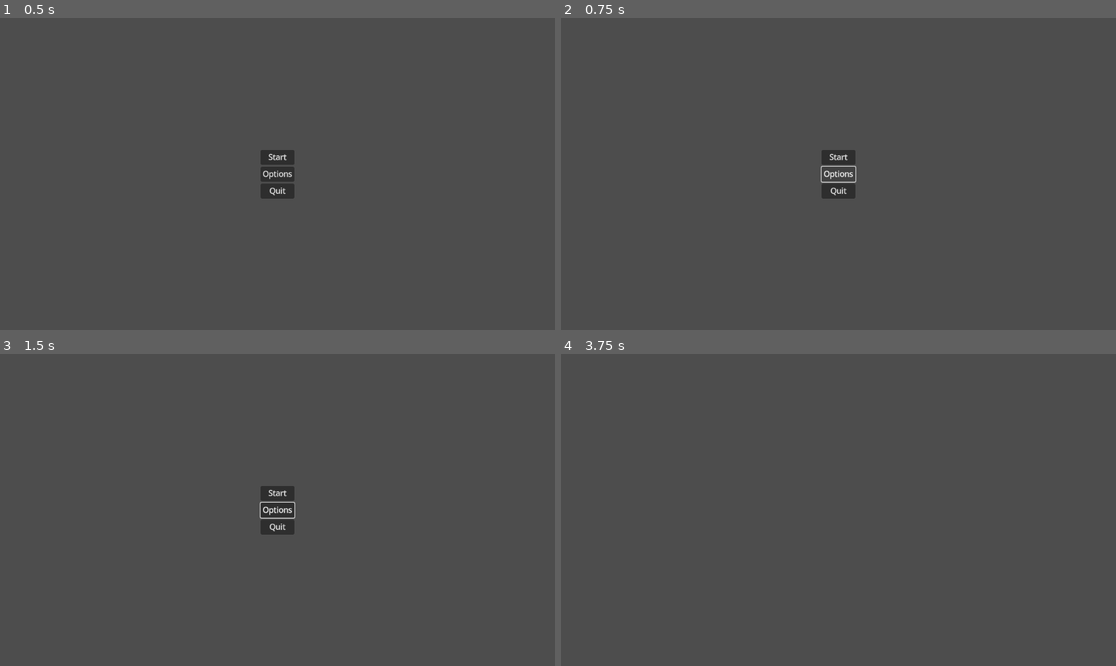
Above: before the commit, frames 1-4 (two rows, left to right).
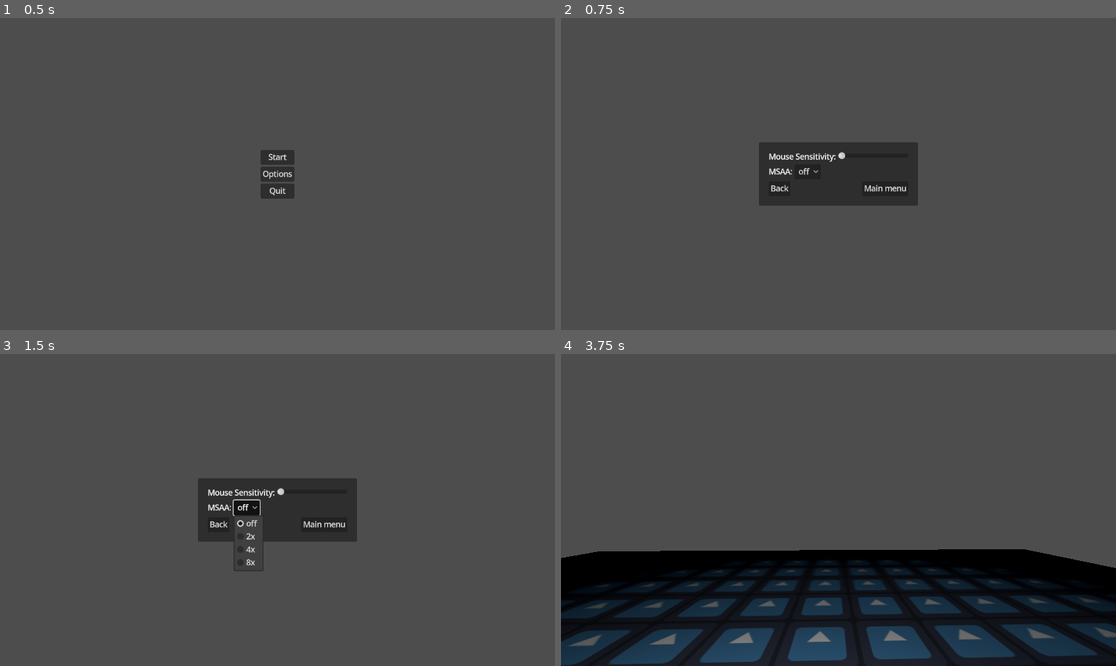
Above: after the commit, the same moments.

Repository: Groblockia/Wildroom
Game: Godot game, scene res://Menus/main_menu.tscn
Same seed, same stepped clock (60 frames per second), same inputs: the game is played once before the commit and once after it. The engine's default icon, where the game draws it, is replaced by a stand-in: a white triangle on a blue panel in a dark square.
Inputs (mouse positions are in pixels of both pictures, inside the frame that each line leads up to):
- Up to frame 1 (0.5 s): no input
- Up to frame 2 (0.75 s): click "Options" at 0.5 s
- Up to frame 3 (1.5 s): click (244, 506) at 1.25 s, where only the run after the commit has a clickable "off"
- Up to frame 4 (3.75 s): click (777, 525) at 2 s, where only the run after the commit has a clickable "Back"; click "Start" at 2.75 s; move the mouse to (960, 494) at 3.52 s; hold D (right) from 3.53 s (still down); tap E (interact) at 3.6 s

Frame 1 is identical in both runs. In frame 2, 5.0% of the frame differs, in the area x 35-65%, y 39-61%; in frame 3, 4.8%; in frame 4, 36%, in the area x 0-100%, y 62-100%.

Commit message:
working options menu, need to add a save function

Diff:
--- a/Menus/main_menu.tscn
+++ b/Menus/main_menu.tscn
@@ -37,6 +37,8 @@
 layout_mode = 2
 text = "Quit"
 
+[node name="ParallaxBackground" type="ParallaxBackground" parent="."]
+
 [connection signal="pressed" from="VBoxContainer/StartButton" to="." method="_on_start_button_pressed"]
 [connection signal="pressed" from="VBoxContainer/OptionsButton" to="." method="_on_options_button_pressed"]
 [connection signal="pressed" from="VBoxContainer/QuitButton" to="." method="_on_quit_button_pressed"]
--- a/Menus/options_menu.tscn
+++ b/Menus/options_menu.tscn
@@ -4,23 +4,91 @@
 
 [node name="Options menu" type="Control"]
 layout_mode = 3
-anchors_preset = 15
-anchor_right = 1.0
-anchor_bottom = 1.0
+anchors_preset = 8
+anchor_left = 0.5
+anchor_top = 0.5
+anchor_right = 0.5
+anchor_bottom = 0.5
 grow_horizontal = 2
 grow_vertical = 2
 script = ExtResource("1_mwbba")
 
-[node name="VBoxContainer" type="VBoxContainer" parent="."]
+[node name="PanelContainer" type="PanelContainer" parent="."]
 layout_mode = 1
 anchors_preset = 8
 anchor_left = 0.5
 anchor_top = 0.5
 anchor_right = 0.5
 anchor_bottom = 0.5
-offset_left = -20.0
-offset_top = -20.0
-offset_right = 20.0
-offset_bottom = 20.0
+offset_left = -165.0
+offset_top = -66.0
+offset_right = 165.0
+offset_bottom = 66.0
 grow_horizontal = 2
 grow_vertical = 2
+
+[node name="MarginContainer" type="MarginContainer" parent="PanelContainer"]
+layout_mode = 2
+theme_override_constants/margin_left = 20
+theme_override_constants/margin_top = 20
+theme_override_constants/margin_right = 20
+theme_override_constants/margin_bottom = 20
+
+[node name="VBoxContainer" type="VBoxContainer" parent="PanelContainer/MarginContainer"]
+layout_mode = 2
+
+[node name="MouseSensitivity_button" type="HBoxContainer" parent="PanelContainer/MarginContainer/VBoxContainer"]
+layout_mode = 2
+size_flags_horizontal = 0
+
+[node name="Label" type="Label" parent="PanelContainer/MarginContainer/VBoxContainer/MouseSensitivity_button"]
+layout_mode = 2
+text = "Mouse Sensitivity:"
+
+[node name="HSlider" type="HSlider" parent="PanelContainer/MarginContainer/VBoxContainer/MouseSensitivity_button"]
+custom_minimum_size = Vector2(146.465, 0)
+layout_mode = 2
+min_value = 0.1
+step = 0.5
+value = 0.1
+
+[node name="MSAA_button" type="HBoxContainer" parent="PanelContainer/MarginContainer/VBoxContainer"]
+layout_mode = 2
+size_flags_horizontal = 0
+
+[node name="Label" type="Label" parent="PanelContainer/MarginContainer/VBoxContainer/MSAA_button"]
+layout_mode = 2
+text = "MSAA:"
+
+[node name="OptionButton" type="OptionButton" parent="PanelContainer/MarginContainer/VBoxContainer/MSAA_button"]
+layout_mode = 2
+size_flags_horizontal = 4
+selected = 0
+allow_reselect = true
+item_count = 4
+popup/item_0/text = "off"
+popup/item_0/id = 0
+popup/item_1/text = "2x"
+popup/item_1/id = 1
+popup/item_2/text = "4x"
+popup/item_2/id = 2
+popup/item_3/text = "8x"
+popup/item_3/id = 3
+
+[node name="HBoxContainer" type="HBoxContainer" parent="PanelContainer/MarginContainer/VBoxContainer"]
+layout_mode = 2
+
+[node name="Back_button" type="Button" parent="PanelContainer/MarginContainer/VBoxContainer/HBoxContainer"]
+layout_mode = 2
+size_flags_horizontal = 0
+size_flags_vertical = 8
+text = "Back"
+
+[node name="MainMenu_button" type="Button" parent="PanelContainer/MarginContainer/VBoxContainer/HBoxContainer"]
+layout_mode = 2
+size_flags_horizontal = 10
+size_flags_vertical = 8
+text = "Main menu"
+
+[connection signal="pressed" from="PanelContainer/MarginContainer/VBoxContainer/HBoxContainer/Back_button" to="." method="_on_back_button_pressed"]
+[connection signal="pressed" from="PanelContainer/MarginContainer/VBoxContainer/HBoxContainer/MainMenu_button" to="." method="_on_main_menu_button_pressed"]
--- a/Player/player.tscn
+++ b/Player/player.tscn
@@ -85,19 +85,6 @@
 
 [node name="Camera3D" type="Camera3D" parent="camera_pivot"]
 
-[node name="debug_UI" type="Control" parent="camera_pivot/Camera3D"]
-layout_mode = 3
-anchors_preset = 0
-offset_right = 40.0
-offset_bottom = 40.0
-
-[node name="Label" type="Label" parent="camera_pivot/Camera3D/debug_UI"]
-layout_mode = 0
-offset_right = 77.0
-offset_bottom = 50.0
-theme_override_font_sizes/font_size = 36
-text = "caca"
-
 [node name="RayCast3D" type="RayCast3D" parent="camera_pivot/Camera3D"]
 target_position = Vector3(0, 0, -3)
 collision_mask = 8
--- a/Scripts/Player_State_Machine/falling.gd
+++ b/Scripts/Player_State_Machine/falling.gd
@@ -5,7 +5,6 @@
 
 func enter():
 	super()
-	parent.state_label.text = str("Falling_state")
 
 func process_physics(delta):
 	parent.velocity.y -= gravity * delta
--- a/Scripts/Player_State_Machine/idle.gd
+++ b/Scripts/Player_State_Machine/idle.gd
@@ -6,7 +6,6 @@
 
 func enter() -> void:
 	super()
-	parent.state_label.text = str("Idle_state")
 
 func process_physics(delta):
 
--- a/Scripts/Player_State_Machine/jumping.gd
+++ b/Scripts/Player_State_Machine/jumping.gd
@@ -6,7 +6,6 @@
 
 func enter():
 	super()
-	parent.state_label.text = str("Jumping_state")
 
 func process_physics(_delta):
 	parent.velocity.y = parent.JUMP_VELOCITY
--- a/Scripts/Player_State_Machine/moving.gd
+++ b/Scripts/Player_State_Machine/moving.gd
@@ -6,7 +6,6 @@
 
 func enter():
 	super()
-	parent.state_label.text = str("Moving_state")
 
 func process_physics(delta):
 	parent.velocity.x = lerp(parent.velocity.x, parent.direction.x * parent.SPEED, delta * parent.ACCELERATION_SPEED)
--- a/Scripts/Player_State_Machine/player.gd
+++ b/Scripts/Player_State_Machine/player.gd
@@ -8,7 +8,6 @@
 @export var SPEED = 4
 
 @onready var state_machine = $StateMachine
-@onready var state_label = $camera_pivot/Camera3D/debug_UI/Label
 @onready var camera = $camera_pivot/Camera3D
 @onready var camera_pivot = $camera_pivot
 @onready var raycast = $camera_pivot/Camera3D/RayCast3D
@@ -19,7 +18,6 @@
 var rot_x = 0.0 # horizontal
 var rot_y = 0.0 # vertical
 
-const SENSITIVITY = 0.001
 const MAX_VERTICAL_ANGLE = deg_to_rad(89)
 
 func _ready():
@@ -31,8 +29,8 @@
 
 	#camera movement
 	if event is InputEventMouseMotion && Input.mouse_mode == Input.MOUSE_MODE_CAPTURED:
-		rot_x += event.relative.x * SENSITIVITY
-		rot_y += event.relative.y * SENSITIVITY
+		rot_x += event.relative.x * Global.mouse_sensitivity
+		rot_y += event.relative.y * Global.mouse_sensitivity
 		rot_y = clamp(rot_y, -MAX_VERTICAL_ANGLE, MAX_VERTICAL_ANGLE)
 
 		# Rotation horizontale sur le Player
@@ -53,9 +51,8 @@
 
 	if Input.is_action_just_pressed("interact"): interact()
 
-
-	if Input.is_action_just_pressed("quit"):
-		get_tree().change_scene_to_file("res://Menus/main_menu.tscn")
+	if Input.is_action_just_pressed("esc") && !Global.is_in_optionsMenu:
+		Global.spawn_scene(Global.options)
 
 	if Input.is_action_just_pressed("mouse_tab"):
 		if Input.mouse_mode == Input.MOUSE_MODE_CAPTURED:
--- a/Scripts/global.gd
+++ b/Scripts/global.gd
@@ -1,45 +1,14 @@
 extends Node
 
-var collectible_count = 0
-var interactible_count = 0
+var options = preload("res://Menus/options_menu.tscn")
+var is_in_mainMenu = true
+var is_in_optionsMenu = false
 
-var passed_exit = false
-
-var validation_sound = preload("res://Assets/Wildroom__Validation-Sound__Draft-02__Render-01.mp3")
-var reprobation_sound = preload("res://Assets/Wildroom__Reprobation-Sound__Draft-01__Render-01.mp3")
-
-var validationSoundPlayer = AudioStreamPlayer.new()
-var reprobationSoundPlayer = AudioStreamPlayer.new()
-
-var rule_is_met = false
-
-var current_level = 1
+var mouse_sensitivity = 0.001
 
 func _ready() -> void:
-	validationSoundPlayer.stream = validation_sound
-	add_child(validationSoundPlayer)
-	reprobationSoundPlayer.stream = reprobation_sound
-	add_child(reprobationSoundPlayer)
+	print("caca")
 
-##signals management
-
-#plays each time player enters a new room
-func _new_room():
-	collectible_count = 0
-	interactible_count = 0
-
-func _collectible_collected():
-	collectible_count += 1
-	if current_level == 1 && !rule_is_met:
-		print("sound played")
-		validationSoundPlayer.play()
-
-func _lever_toggled_on():
-	interactible_count += 1
-	if current_level == 2 && !rule_is_met:
-		validationSoundPlayer.play()
-
-func _lever_toggled_off():
-	interactible_count -= 1
-	if current_level == 2 && !rule_is_met:
-		reprobationSoundPlayer.play()
+func spawn_scene(scene: Resource):
+	var temp = scene.instantiate()
+	add_child(temp)
--- a/Scripts/main_menu.gd
+++ b/Scripts/main_menu.gd
@@ -8,10 +8,11 @@
 	Input.mouse_mode = Input.MOUSE_MODE_VISIBLE
 
 func _on_start_button_pressed() -> void:
-	get_tree().change_scene_to_file("res://Levels/main.tscn")
+	get_tree().change_scene_to_file("res://Levels/test.tscn")
+	Global.is_in_mainMenu = false
 
 func _on_options_button_pressed() -> void:
-	pass
+	get_tree().change_scene_to_file("res://Menus/options_menu.tscn")
 
 func _on_quit_button_pressed() -> void:
 	get_tree().quit()
--- /dev/null
+++ b/Scripts/music_manager.gd
@@ -0,0 +1 @@
+extends Node
--- a/Scripts/options_menu.gd
+++ b/Scripts/options_menu.gd
@@ -1,4 +1,40 @@
 extends Control
+
+@onready var mouse_sensitivity_button = $PanelContainer/MarginContainer/VBoxContainer/MouseSensitivity_button/HSlider
+@onready var msaa = $PanelContainer/MarginContainer/VBoxContainer/MSAA_button/OptionButton
+@onready var back_button = $PanelContainer/MarginContainer/VBoxContainer/HBoxContainer/Back_button
+@onready var mainMenu_button = $PanelContainer/MarginContainer/VBoxContainer/HBoxContainer/MainMenu_button
 
 func _ready() -> void:
 	Input.mouse_mode = Input.MOUSE_MODE_VISIBLE
+	Global.is_in_optionsMenu = true
+
+func _process(_delta: float) -> void:
+	print(Global.mouse_sensitivity)
+	mouse_sensitivity_selection()
+	msaa_selection()
+
+	if Input.is_action_just_pressed("esc"):
+		call_deferred("_on_back_button_pressed")
+
+func msaa_selection():
+	if msaa.selected == 0:
+		pass
+
+func mouse_sensitivity_selection():
+	Global.mouse_sensitivity = mouse_sensitivity_button.value/1000
+
+
+func _on_back_button_pressed() -> void:
+	if !Global.is_in_mainMenu:
+		queue_free()
+		Input.mouse_mode = Input.MOUSE_MODE_CAPTURED
+		Global.is_in_optionsMenu = false
+	else:
+		get_tree().change_scene_to_file("res://Menus/main_menu.tscn")
+		Global.is_in_optionsMenu = false
+
+
+func _on_main_menu_button_pressed() -> void:
+	Global.is_in_optionsMenu = false
+	get_tree().change_scene_to_file("res://Menus/main_menu.tscn")
--- /dev/null
+++ b/Scripts/signal_manager.gd
@@ -0,0 +1 @@
+extends Node
--- a/project.godot
+++ b/project.godot
@@ -18,6 +18,8 @@
 [autoload]
 
 Global="*res://Scripts/global.gd"
+MusicManager="*res://Scripts/music_manager.gd"
+SignalManager="*res://Scripts/signal_manager.gd"
 
 [global_group]
 
@@ -54,7 +56,7 @@
 "events": [Object(InputEventKey,"resource_local_to_scene":false,"resource_name":"","device":-1,"window_id":0,"alt_press …(191 unchanged characters)…
 ]
 }
-quit={
+esc={
 "deadzone": 0.2,
 "events": [Object(InputEventKey,"resource_local_to_scene":false,"resource_name":"","device":-1,"window_id":0,"alt_press …(195 unchanged characters)…
 ]
Not shown, added: Scripts/music_manager.gd.uid
Not shown, added: Scripts/signal_manager.gd.uid
